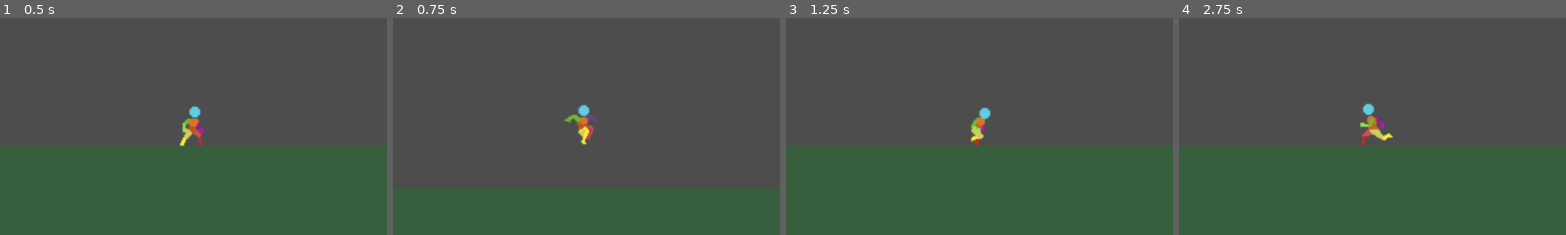
Above: before the commit, frames 1-4 (left to right).
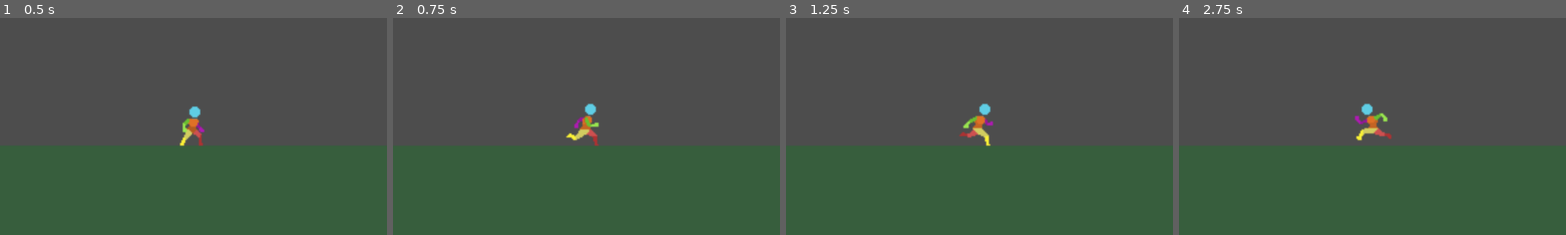
Above: after the commit, the same moments.

Repository: oliver6312/platforming
Game: Godot game, scene res://Scenes/PrototypeLevel.tscn
The game is run twice, just before and just after one commit, with the same random seed, the same clock (stepped at 60 frames per second) and the same inputs.
Inputs:
- Up to frame 1 (0.5 s): no input
- Up to frame 2 (0.75 s): hold Right (ui_right) from 0.53 s (still down); hold Up (jump) from 0.53 s (still down); tap Space (dash) at 0.6 s
- Up to frame 3 (1.25 s): keep holding Right (ui_right); keep holding Up (jump)
- Up to frame 4 (2.75 s): release Up (jump) at 1.28 s; tap Up (jump) at 1.35, 1.52, 1.82 s; tap Space (dash) at 1.55, 2.1 s; release Right (ui_right) at 2.03 s; hold Left (ui_left) from 2.03 s (still down); hold Up (jump) from 2.03 s (still down)
The pictures show only the part of the screen within x 25-75%, y 26-76%; the shares and areas given below are measured in that part.

Frame 1 is identical in both runs. In frame 2, 0.9% of the frame differs, in the area x 44-54%, y 39-59%; in frame 3, 0.7%; in frame 4, 0.8%.

Commit message:
update 1.0.7
diagonal down dash
slightly lower friction
need to press against wall to slide

Diff:
--- a/Scenes/PlayerCharacter.tscn
+++ b/Scenes/PlayerCharacter.tscn
@@ -700,25 +700,25 @@
 "duration": 0.6,
 "texture": SubResource("AtlasTexture_14nyu")
 }, {
-"duration": 1.0,
+"duration": 0.6,
 "texture": SubResource("AtlasTexture_ogn8t")
 }, {
-"duration": 1.0,
+"duration": 0.6,
 "texture": SubResource("AtlasTexture_7w6q8")
 }, {
-"duration": 1.0,
+"duration": 0.6,
 "texture": SubResource("AtlasTexture_d74gk")
 }, {
-"duration": 1.0,
+"duration": 0.6,
 "texture": SubResource("AtlasTexture_83okg")
 }, {
-"duration": 1.0,
+"duration": 0.6,
 "texture": SubResource("AtlasTexture_uya7c")
 }, {
-"duration": 1.0,
+"duration": 0.6,
 "texture": SubResource("AtlasTexture_184g0")
 }, {
-"duration": 1.0,
+"duration": 0.6,
 "texture": SubResource("AtlasTexture_yj7ln")
 }],
 "loop": true,
@@ -808,7 +808,7 @@
 
 [node name="AnimatedSprite2D" type="AnimatedSprite2D" parent="." unique_id=657857633]
 sprite_frames = SubResource("SpriteFrames_uvrlg")
-animation = &"jump_down"
+animation = &"run"
 
 [node name="CollisionShape2D" type="CollisionShape2D" parent="." unique_id=1987484218]
 position = Vector2(0, 0.5)
--- a/Scripts/player_character.gd
+++ b/Scripts/player_character.gd
@@ -4,7 +4,7 @@
 @export var run_speed := 400.0
 @export var acceleration := 1800.0
 @export var air_acceleration := 1300.0
-@export var friction := 2200.0
+@export var friction := 2000.0
 @export var run_after_time := 2.0
 
 @export_group("Jump")
@@ -134,8 +134,12 @@
 	velocity.y = min(velocity.y, max_fall_speed)
 
 func handle_wall_slide() -> void:
-	if is_on_wall() and not is_on_floor() and velocity.y > wall_slide_speed:
-		velocity.y = wall_slide_speed
+	if Input.get_axis("ui_left", "ui_right"):
+		if is_on_wall() and not is_on_floor() and velocity.y > wall_slide_speed:
+			velocity.y = wall_slide_speed
+
+func is_wall_sliding() -> bool:
+	return is_on_wall() and not is_on_floor() and velocity.y > 0
 
 func handle_dash(delta: float, input_axis: float) -> void:
 	if dash_timer > 0:
@@ -145,16 +149,20 @@
 
 	if Input.is_action_just_pressed("dash") and can_dash and dash_cooldown_timer <= 0:
 		var x_dir := input_axis
+
+		if is_wall_sliding():
+			x_dir = get_wall_normal().x
 		if x_dir == 0:
 			x_dir = facing
 
-		dash_direction = Vector2(x_dir, 0).normalized()
+		dash_direction = Vector2(x_dir, 0.5).normalized()
 		dash_timer = dash_time
 		dash_cooldown_timer = dash_cooldown
 		can_dash = false
 		velocity = dash_direction * dash_speed
 		print("dash")
 
+
 func apply_corner_correction() -> void:
 	if velocity.y >= 0:
 		return
@@ -172,13 +180,13 @@
 			return
 
 func player_visuals(input_axis) -> void:
-### this so the player character faces the right way
+
 	if input_axis < 0:
 		animated_sprite_2d.flip_h = true
 	elif input_axis > 0:
 		animated_sprite_2d.flip_h = false
 
-### running
+
 	if input_axis != 0 and is_on_floor() == true:
 		animated_sprite_2d.play("run")
 
Not shown, changed: HTMLexport/Platforming.html
Not shown, changed: HTMLexport/Platforming.pck
